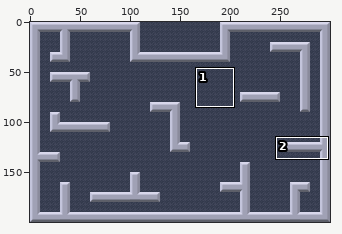
Sprite sheet, stored at Battle_Tanks/assets/maps/map2.png. Above: a wide view before the commit, with the close-up outlined.
Close-up. First the earlier version:
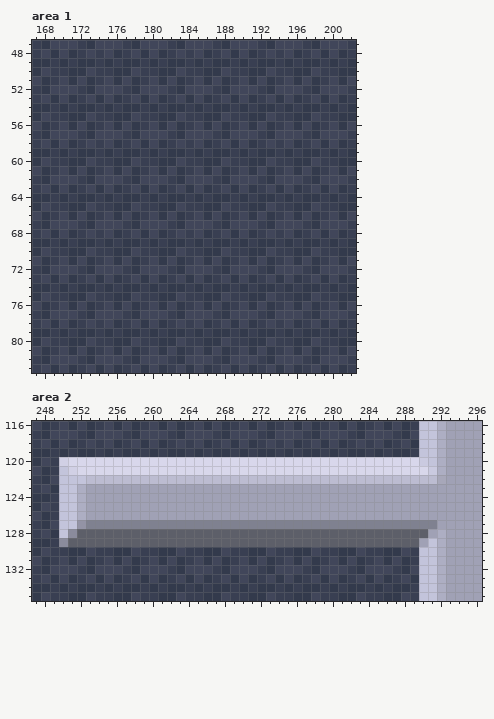
The file is 300x200 pixels. Colours within 5 levels of each other are drawn and written as one. Shown: area 1: x 167..202, y 47..83; area 2: x 247..296, y 116..135. The commit also changed other parts of the picture, which this record leaves out.
Now the later version:
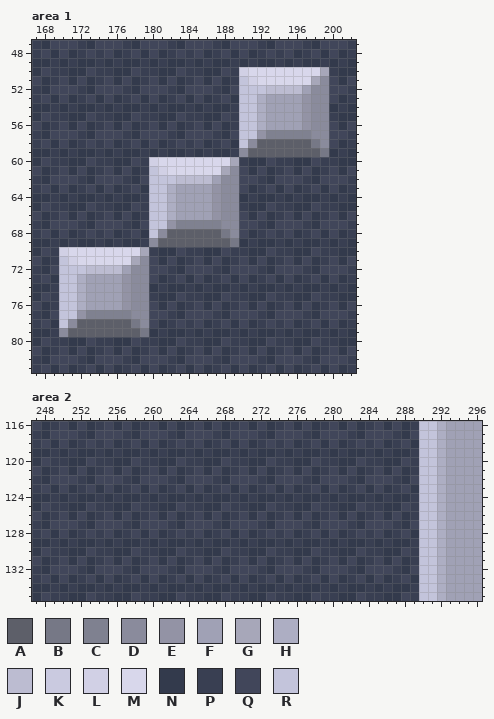
Palette (. is transparent): A #5d5f69  B #767886  C #7f8190  D #8a8b9c  E #9393a5  F #a0a1b5  G #a7a7b9  H #adaec3  J #bcbcd1  K #cacae0  L #d1d0e5  M #d8d7eb  N #333a4c  P #393f52  Q #41465a  R #c3c4db
Change:
Changed rows in their new state; - is an unchanged pixel.
Area 1:
first column x 170:
50 --------------------LMMMMMMMMG
51 --------------------RLMMMMMMGD
52 --------------------RRRJJJJFDD
53 --------------------RRHFFFFEDD
54 --------------------RRHFFFFEDD
55 --------------------RRHFFFFEDD
56 --------------------RRHFFFFEDD
57 --------------------RRECCCCCDD
58 --------------------RDAAAAAABD
59 --------------------DAAAAAAAAB
60 ----------LMMMMMMMMG----------
61 ----------RLMMMMMMGD----------
62 ----------RRRJJJJFDD----------
63 ----------RRHFFFFEDD----------
64 ----------RRHFFFFEDD----------
65 ----------RRHFFFFEDD----------
66 ----------RRHFFFFEDD----------
67 ----------RRECCCCCDD----------
68 ----------RDAAAAAABD----------
69 ----------DAAAAAAAAB----------
70 LMMMMMMMMG--------------------
71 RLMMMMMMGD--------------------
72 RRRJJJJFDD--------------------
73 RRHFFFFEDD--------------------
74 RRHFFFFEDD--------------------
75 RRHFFFFEDD--------------------
76 RRHFFFFEDD--------------------
77 RRECCCCCDD--------------------
78 RDAAAAAABD--------------------
79 DAAAAAAAAB--------------------
Area 2:
first column x 250:
120 PNNQPPNNQPPNNQPPNNQPPNNQPPNNQPPNNQPPNNQPR--
121 QNQNPQNQNPQNQNPQNQNPQNQNPQNQNPQNQNPQNQNPRR-
122 QQPNQQQPNQQQPNQQQPNQQQPNQQQPNQQQPNQQQPNQRRH
123 QNPQNQNPQNQNPQNQNPQNQNPQNQNPQNQNPQNQNPQNRRH
124 NPNNPNPNNPNPNNPNPNNPNPNNPNPNNPNPNNPNPNNPRRH
125 PNNQPPNNQPPNNQPPNNQPPNNQPPNNQPPNNQPPNNQPRRH
126 QNQNPQNQNPQNQNPQNQNPQNQNPQNQNPQNQNPQNQNPRRH
127 QQPNQQQPNQQQPNQQQPNQQQPNQQQPNQQQPNQQQPNQRRH
128 QNPQPQNPQNQNPQPQNPQNQNPQPQNPQNQNPQPQNPQNRR-
129 NPNNPNPNNPNPNNPNPNNPNPNNPNPNNPNPNNPNPNNPR--
Changed places in both close-ups, as pixel boxes (x1, y1, x2, y2):
changed: (59, 67, 329, 337)
changed: (59, 457, 446, 547)
